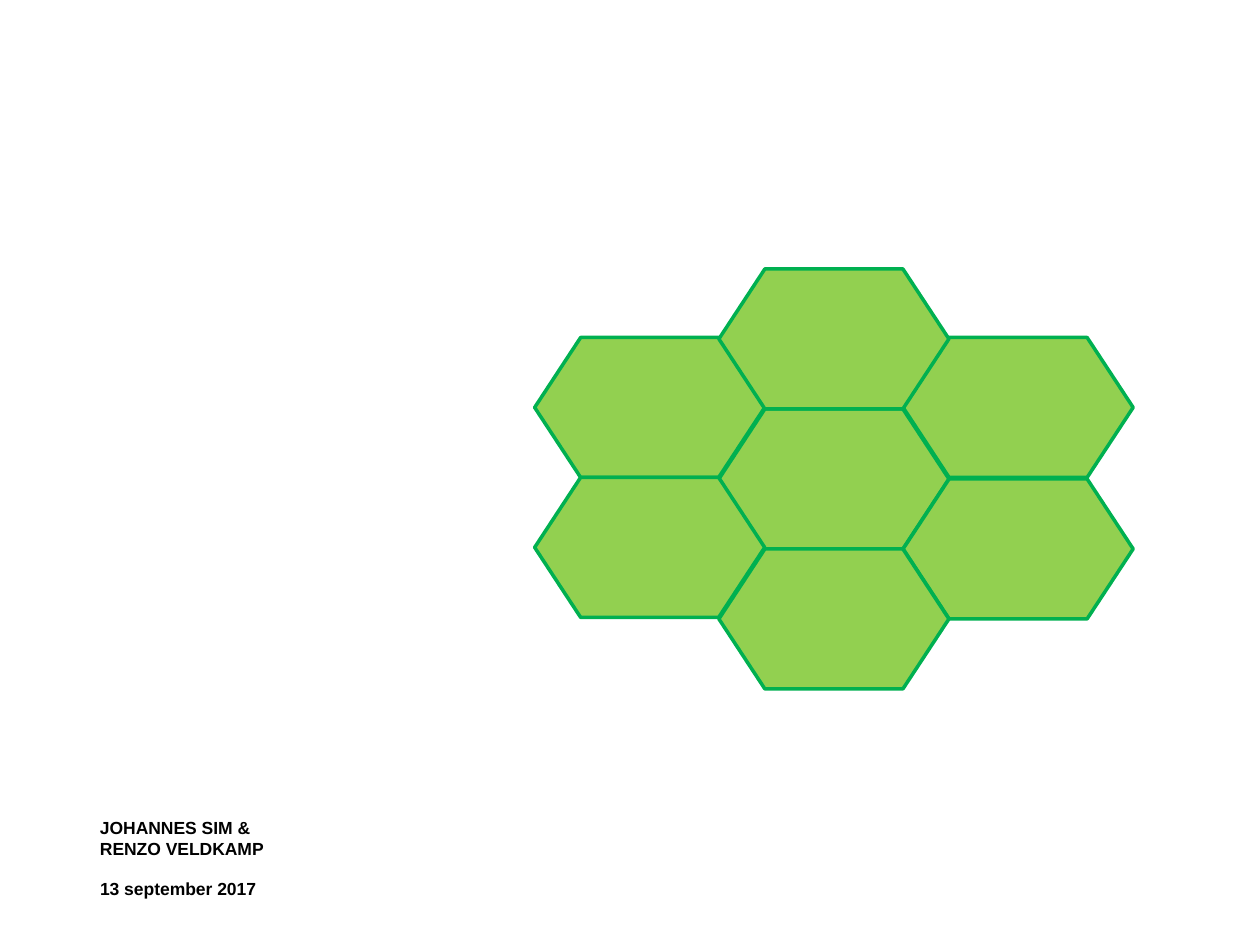
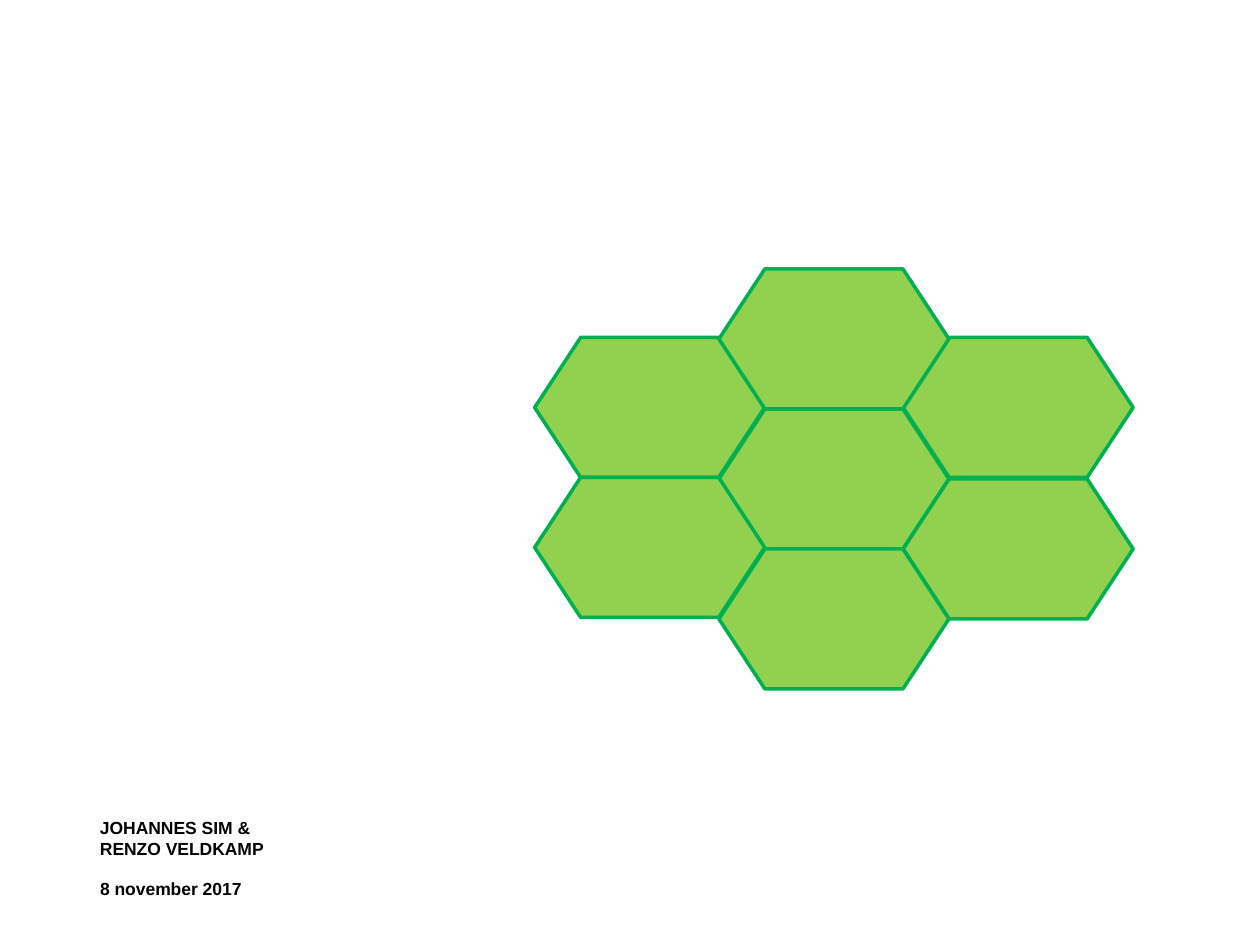
Before and after one commit to RenzoVeldkamp/MicroContainer, a slide deck: slide 1 of Presentatie/Microservices 102.pptx. Drawn at 1260x945 pixels with LibreOffice and Linux fonts; fonts in the diff are those of the drawing; background and template pictures are left out. Boxes give left, top, right and bottom in pixels: in the first picture for what was removed or moved away, otherwise in the second. Text is boxed around its words. In the diff, an @@ line names an element or a change of style, - is before the commit and + after.

Commit message:
updated microservices 102

```diff
--- a/Presentatie/Microservices 102.pptx
+++ b/Presentatie/Microservices 102.pptx
@@ text at [100,882,242,895]: text changed @@
-13 september 2017
+8 november 2017
```
Also in this commit, not shown: 8 other slides changed.
